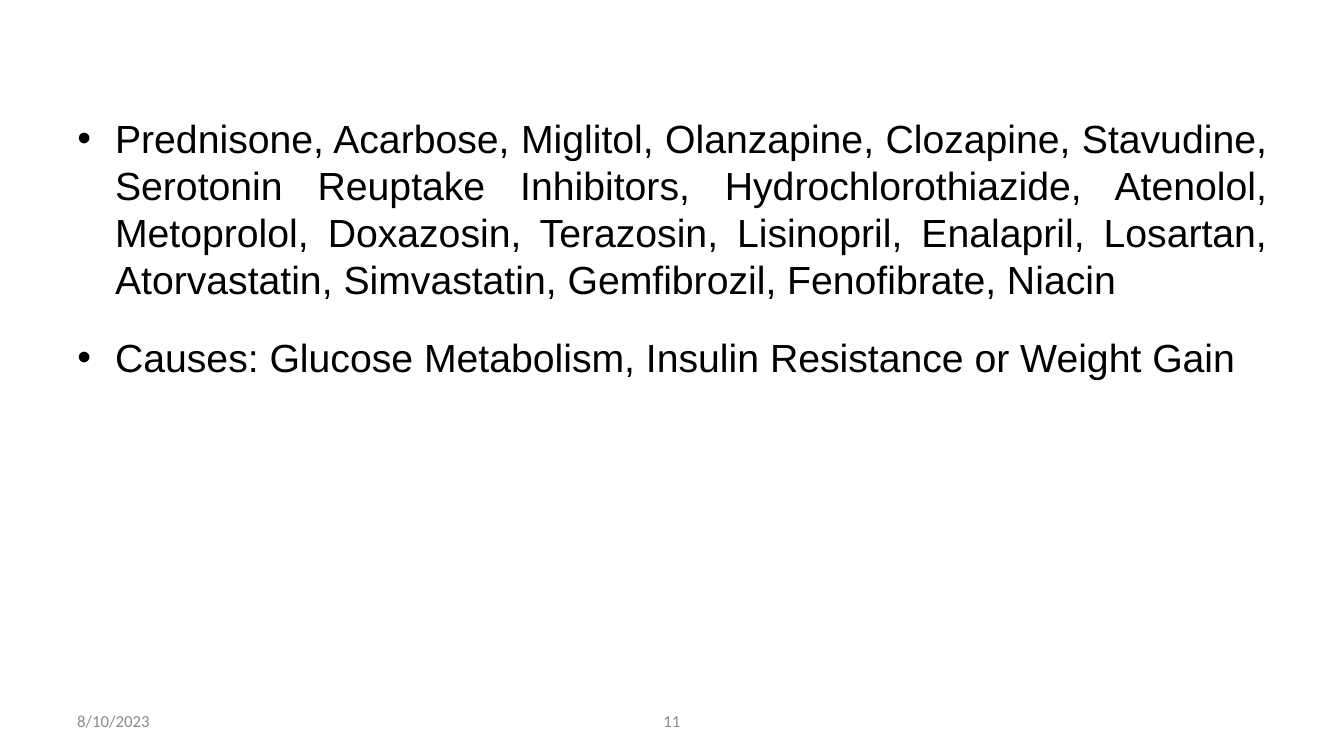
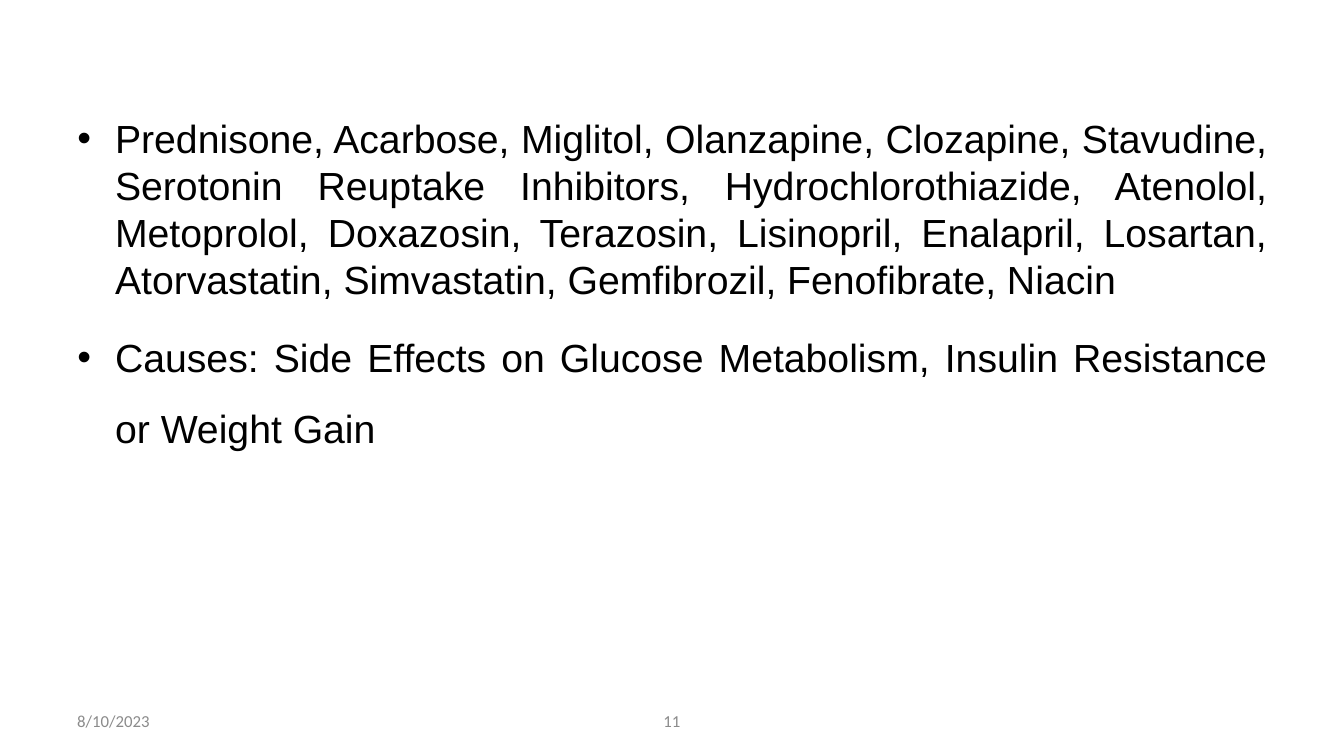
Before and after one commit to m-faisalshahid/AI, a slide deck: slide 11 of Faisal Shahid - MDR July 2023.pptx. Drawn at 1344x756 pixels with LibreOffice and Linux fonts; fonts in the diff are those of the drawing; background and template pictures are left out. Boxes give left, top, right and bottom in pixels: in the first picture for what was removed or moved away, otherwise in the second. Text is boxed around its words. In the diff, an @@ line names an element or a change of style, - is before the commit and + after.

```diff
--- a/Faisal Shahid - MDR July 2023.pptx
+++ b/Faisal Shahid - MDR July 2023.pptx
@@ text at bbox=[115, 343, 1267, 451]: text changed @@
-• Causes: Glucose Metabolism, Insulin Resistance or Weight Gain
+• Causes: Side Effects on Glucose Metabolism, Insulin Resistance or Weight Gain
```
Also in this commit, not shown: 3 other slides changed, 1 slide removed.
